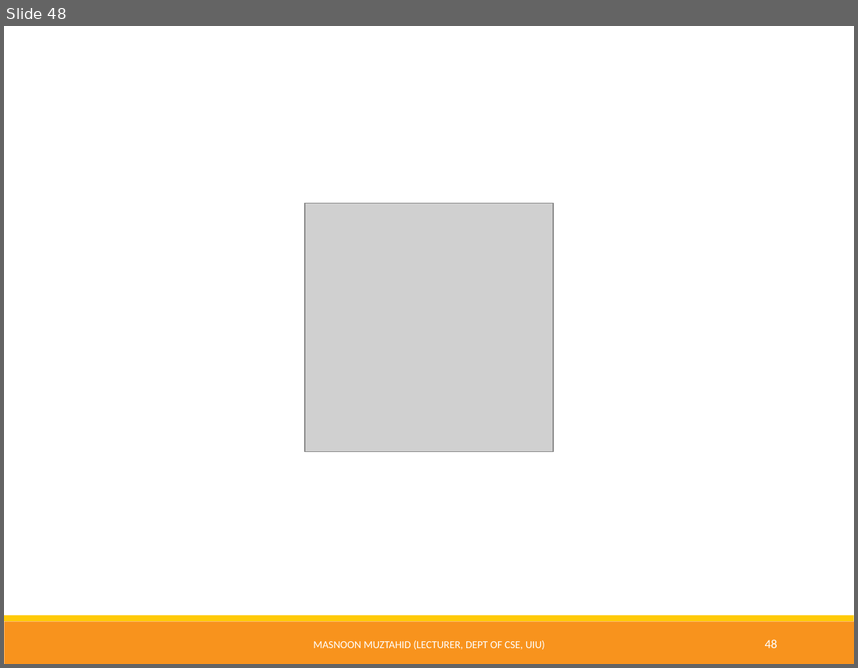
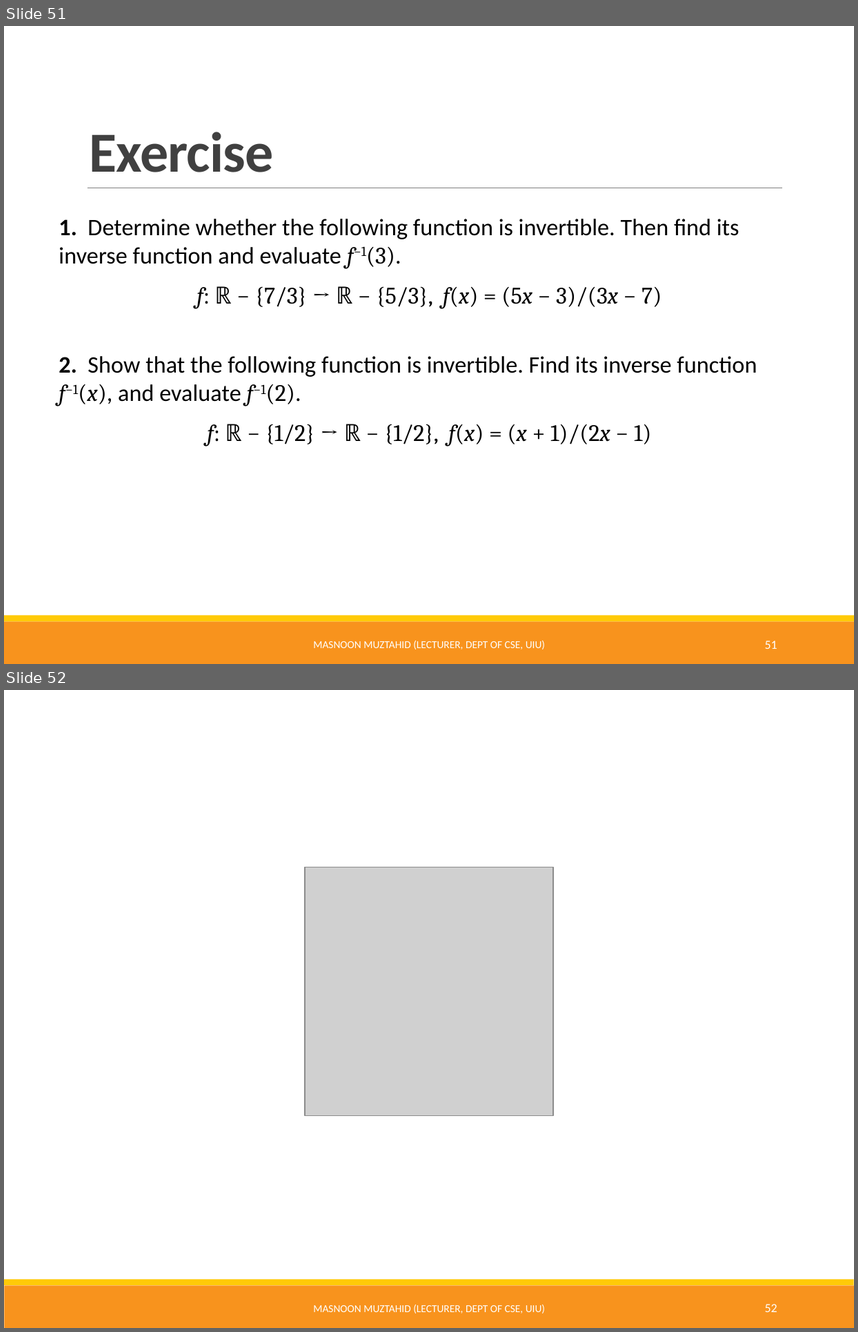
Before and after one commit to Muztahid202/UIU-Discrete_Math_Resources, a slide deck: Functions.pptx. Shown one above the other, each under a label of ours: slide 48 before the commit, slides 51 and 52 after it. The pictures are 858x668 and 858x1332 pixels, drawn with LibreOffice and Linux fonts; fonts in the diff are those of the drawing; grey boxes stand for pictures. Boxes give left, top, right and bottom in pixels: in the first picture for what was removed or moved away, otherwise in the second. Text is boxed around its words. In the diff, an @@ line names an element or a change of style, - is before the commit and + after.

Commit message:
functions modified-3

```diff
--- a/Functions.pptx
+++ b/Functions.pptx
@@ slide 51 added at (4, 26, 854, 664), background #FFFFFF; not listed: 2 template elements that a slide beside it also shows @@
@@ title added at (89, 132, 274, 172), 48 pt, text #404040, bold @@
+Exercise
@@ line added from (87, 187) to (782, 187), #808080 0.5 pt @@
@@ text added at (59, 219, 757, 446), 20 pt, text #000000 @@
+1. Determine whether the following function is invertible. Then find its inverse function and evaluate f−1(3).
+f: ℝ − {7/3} → ℝ − {5/3}, f(x) = (5x − 3)/(3x − 7)
+2. Show that the following function is invertible. Find its inverse function f−1(x), and evaluate f−1(2).
+f: ℝ − {1/2} → ℝ − {1/2}, f(x) = (x + 1)/(2x − 1)
@@ text added at (313, 640, 545, 649), 9 pt, text #FFFFFF @@
+MASNOON MUZTAHID (LECTURER, DEPT OF CSE, UIU)
@@ page number added at (765, 640, 777, 648), 10.5 pt, text #FFFFFF @@
+51
@@ what was slide 48 is now slide 52 @@
@@ page number at (765, 1303, 777, 1312): text changed @@
-48
+52
```
Also in this commit, not shown: 5 slides changed, 4 other slides added, 1 slide removed.
